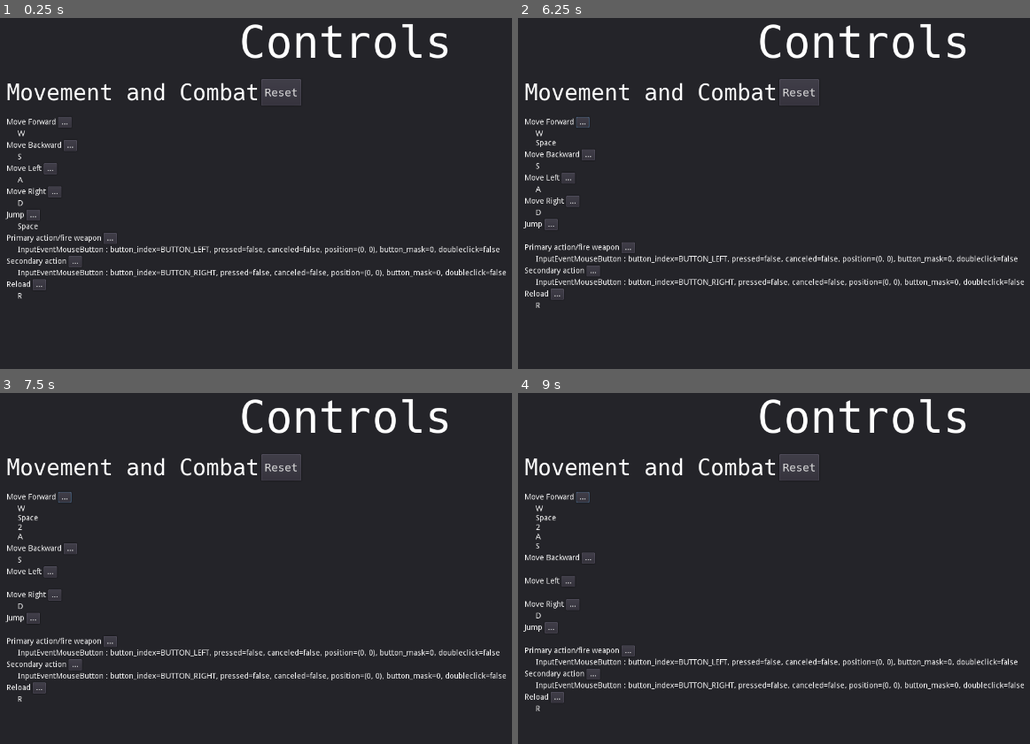
Above: before the commit, frames 1-4 (two rows, left to right).
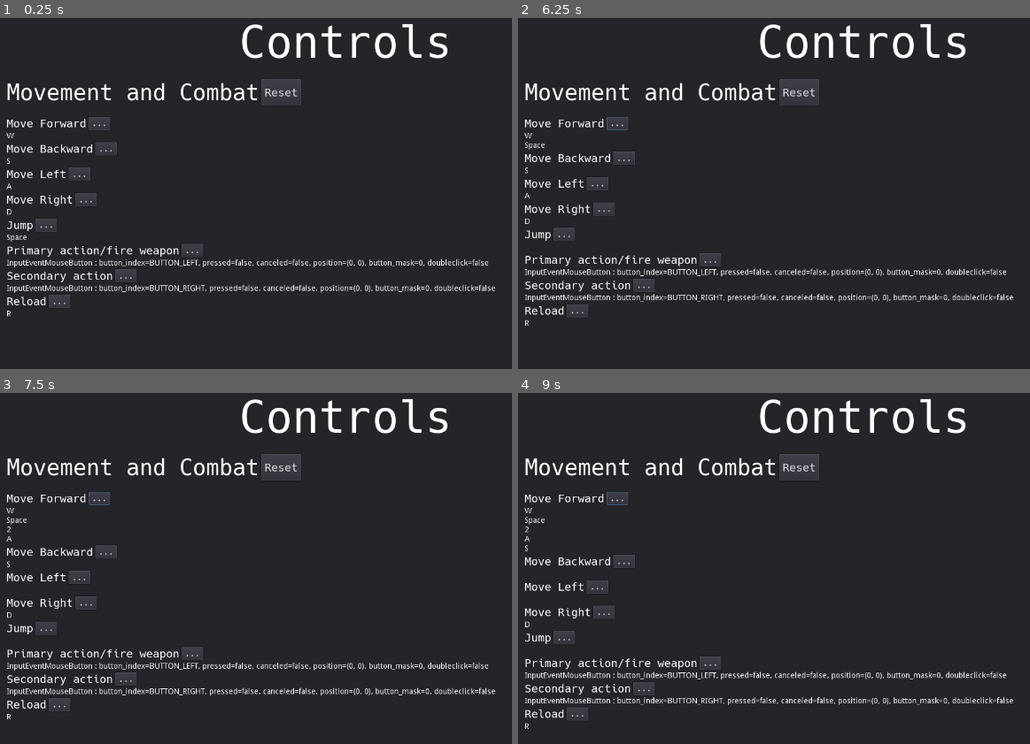
Above: after the commit, the same moments.

Repository: duckinator/keress
Game: Godot game, scene res://menus/InputMapper.tscn
The game is run twice, just before and just after one commit, with the same random seed, the same clock (stepped at 60 frames per second) and the same inputs. This scene is started directly instead of the project's main scene.
Inputs (mouse positions are in pixels of both pictures, inside the frame that each line leads up to):
- Up to frame 1 (0.25 s): no input
- Up to frame 2 (6.25 s): click "..." at 0.5 s; click "OK" at 1.25 s; click "Reset" at 2 s; move the mouse to (1024, 197) at 2.77 s; press the mouse at (1024, 197) at 2.78 s; hold D (movement_right) 2.78-3.53 s; move the mouse to (727, 235) at 3.52 s; release the mouse at (727, 235) at 3.53 s; hold S (movement_backward) 3.53-4.28 s; right-click (727, 235) at 3.6 s; move the mouse to (937, 126) at 4.27 s; hold D (movement_right) 4.28-5.03 s; tap Shift (movement_crouch) at 4.35 s; move the mouse to (830, 295) at 5.02 s; hold W (movement_forward) 5.03-5.78 s; tap Tab (quick_switch_item) at 5.1 s; click (830, 295) at 5.17 s; tap Enter (ui_accept) at 5.75 s; move the mouse to (outside the picture) at 5.77 s; hold A (movement_left) from 5.78 s (still down); hold 1 from 5.78 s (still down); tap Space (movement_jump) at 6.02 s
- Up to frame 3 (7.5 s): tap Enter (ui_accept) at 6.5, 6.77 s; move the mouse to (138, 529) at 6.52 s; release 1 at 6.53 s; tap 2 at 6.6 s; release A (movement_left) at 7.25 s; click "OK" at 7.25 s
- Up to frame 4 (9 s): tap Enter (ui_accept) at 8 s; move the mouse to (902, 589) at 8.02 s; hold S (movement_backward) 8.03-8.75 s; hold 3 8.03-8.75 s; click (902, 589) at 8.17 s; click "Cancel" at 8.75 s

The runs differ from the first frame. In frame 1, 6.0% of the frame differs, in the area x 1-99%, y 28-86%; in frame 2, 6.2%; in frame 3, 6.1%; in frame 4, 6.3%, in the area x 1-99%, y 28-96%.

Commit message:
Significantly improve InputMapper

Diff:
--- /dev/null
+++ b/src/menus/ActionMapper.gd
@@ -0,0 +1,32 @@
+extends VBoxContainer
+
+export var action = ""
+export var label = "" setget set_label, get_label
+
+onready var _label = $HBoxContainer/Label
+onready var button = $HBoxContainer/Button
+onready var list = $HBoxContainer2/ActionList
+
+func _ready():
+	pass # Replace with function body.
+
+func _process(delta):
+	if action == "" or action == null:
+		return
+
+	var action_list = InputMap.get_action_list(action)
+	var action_list_str = ""
+	for idx in range(0, len(action_list)):
+		if idx != 0:
+			action_list_str += "\n"
+		action_list_str += action_list[idx].as_text()
+	list.text = action_list_str
+
+func set_label(text):
+	_label.text = text
+
+func get_label():
+	return label.text
+
+func set_prompt_function(obj, method):
+	button.connect("pressed", obj, method, [button, action])
--- /dev/null
+++ b/src/menus/ActionMapper.tscn
@@ -0,0 +1,44 @@
+[gd_scene load_steps=5 format=2]
+
+[ext_resource path="res://menus/ActionMapper.gd" type="Script" id=1]
+[ext_resource path="res://fonts/hack/Hack-Regular.ttf" type="DynamicFontData" id=2]
+
+[sub_resource type="DynamicFont" id=1]
+size = 20
+use_filter = true
+font_data = ExtResource( 2 )
+
+[sub_resource type="DynamicFont" id=2]
+size = 15
+use_filter = true
+font_data = ExtResource( 2 )
+
+[node name="ActionMapper" type="VBoxContainer"]
+anchor_right = 1.0
+anchor_bottom = 1.0
+script = ExtResource( 1 )
+
+[node name="HBoxContainer" type="HBoxContainer" parent="."]
+margin_right = 1280.0
+margin_bottom = 24.0
+
+[node name="Label" type="Label" parent="HBoxContainer"]
+margin_right = 60.0
+margin_bottom = 24.0
+custom_fonts/font = SubResource( 1 )
+text = "[key]"
+
+[node name="Button" type="Button" parent="HBoxContainer"]
+margin_left = 64.0
+margin_right = 103.0
+margin_bottom = 24.0
+custom_fonts/font = SubResource( 2 )
+text = "..."
+
+[node name="HBoxContainer2" type="HBoxContainer" parent="."]
+margin_top = 28.0
+margin_right = 1280.0
+margin_bottom = 42.0
+
+[node name="ActionList" type="Label" parent="HBoxContainer2"]
+margin_bottom = 14.0
--- a/src/menus/InputMapper.gd
+++ b/src/menus/InputMapper.gd
@@ -58,34 +58,12 @@
 	for setting in CONTROLS.keys():
 		add_input_mapper(controls, setting, CONTROLS[setting])
 
-func _process(delta):
-	update_buttons()
-
 func add_input_mapper(parent, setting, display_name):
-	var hbox = HBoxContainer.new()
-	var hbox2 = HBoxContainer.new()
-	var vbox = VBoxContainer.new()
-	var label = Label.new()
-	var button = Button.new()
-	var list = Label.new()
-	label.text = display_name
-	button.text = "..." # TODO: Is there a better way to convey that it's not set?
-	button.connect("pressed", self, "prompt_input_map", [button, setting])
-	button.name = "Button"
-	list.name = "ActionList"
-	hbox.name = "HBox"
-	hbox2.name = "HBox2"
-	vbox.set_meta("action", setting)
-
-	hbox.add_child(label)
-	hbox.add_child(button)
-	vbox.add_child(hbox)
-	var bullshit = Label.new()
-	bullshit.text = "    "
-	hbox2.add_child(bullshit)
-	hbox2.add_child(list)
-	vbox.add_child(hbox2)
-	parent.add_child(vbox)
+	var scene = load("res://menus/ActionMapper.tscn").instance()
+	parent.add_child(scene)
+	scene.label = display_name
+	scene.action = setting
+	scene.set_prompt_function(self, "prompt_input_map")
 
 func prompt_input_map(button, setting):
 	var dialog = $InputMapDialog
@@ -99,7 +77,6 @@
 	dialog.disconnect("confirmed", self, "prompt_confirm")
 	dialog.connect("confirmed", self, "prompt_confirm", [button, setting])
 	cancel.connect("pressed", self, "prompt_hide")
-	print("UPDATE INPUT MAP: button=" + str(button) + "; setting=" + setting)
 
 var last_event = null
 func _input(event):
@@ -119,7 +96,6 @@
 		prompt_hide()
 
 func prompt_confirm(button, action):
-	print("CONFIRMED")
 	if last_event != null:
 		var event = last_event
 		if InputMap.action_has_event(action, event):
@@ -136,21 +112,5 @@
 	_waiting_for_input = false
 	$InputMapDialog.hide()
 
-func update_buttons():
-	for vbox in controls.get_children():
-		if not vbox is VBoxContainer:
-			continue
-
-		var hbox = vbox.get_node("HBox")
-		var action = vbox.get_meta("action")
-		var label = vbox.get_node("HBox2").get_node("ActionList")
-		var action_list = InputMap.get_action_list(action)
-		var action_list_str = ""
-		for idx in range(0, len(action_list)):
-			if idx != 0:
-				action_list_str += "\n"
-			action_list_str += action_list[idx].as_text()
-		label.text = action_list_str
-
 func reset():
 	InputMap.load_from_globals()
